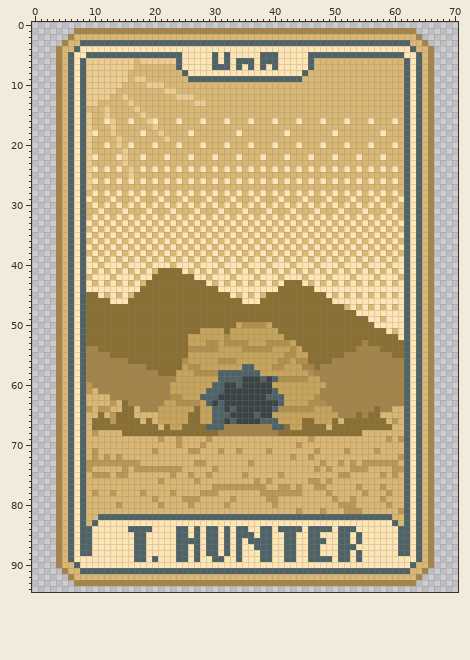
Two states of a pixel-art file, dont_export/aseprite/tarot.aseprite. That is the earlier state.
71x95 pixels, 1 frame. Colours within 5 levels of each other are drawn and written as one.
After the commit:
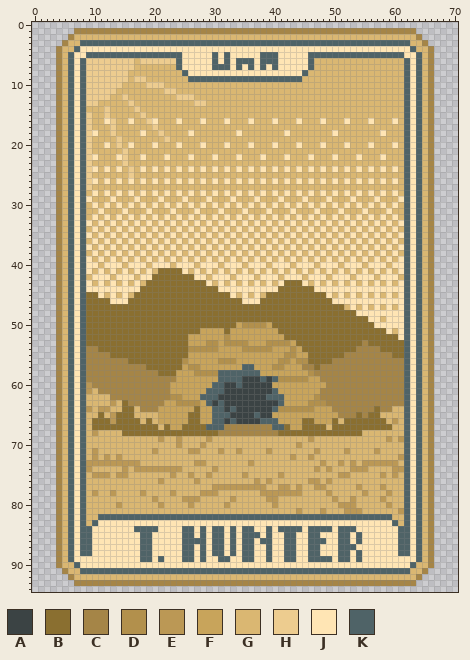
Palette (. is transparent): A #3b4344  B #8a6f30  C #a58547  D #b2904c  E #bb9855  F #c8a45b  G #dab772  H #edcc8f  J #ffe5b4  K #4f6367
Changes in this commit:
Layer "text":
The edit turns colour K into colour J in row 84 at x 16, 24, 27, 29, 32, 34 and 38; in row 85 at x 17, 24, 27, 29, 32, 34 and 38; in row 86 at x 17, 24, 29, 32, 34 and 37; in row 87 at x 17, 24, 27, 29, 32, 34 and 37 to 38; in row 88 at x 17, 24, 27, 29, 32, 34 and 38; in row 89 at x 17, 20, 24, 27, 30, 34 and 38.
The edit turns colour J into colour K in row 84 at x 20, 26, 28, 31, 33 and 36; in row 85 at x 19, 26, 28, 31, 33 and 37; in row 86 at x 19, 28, 31, 33 and 35; in rows 87 to 88 at x 19, 26, 28, 31, 33 and 35 to 36; in row 89 at x 19, 21, 26, 28, 32 and 35 to 36.
